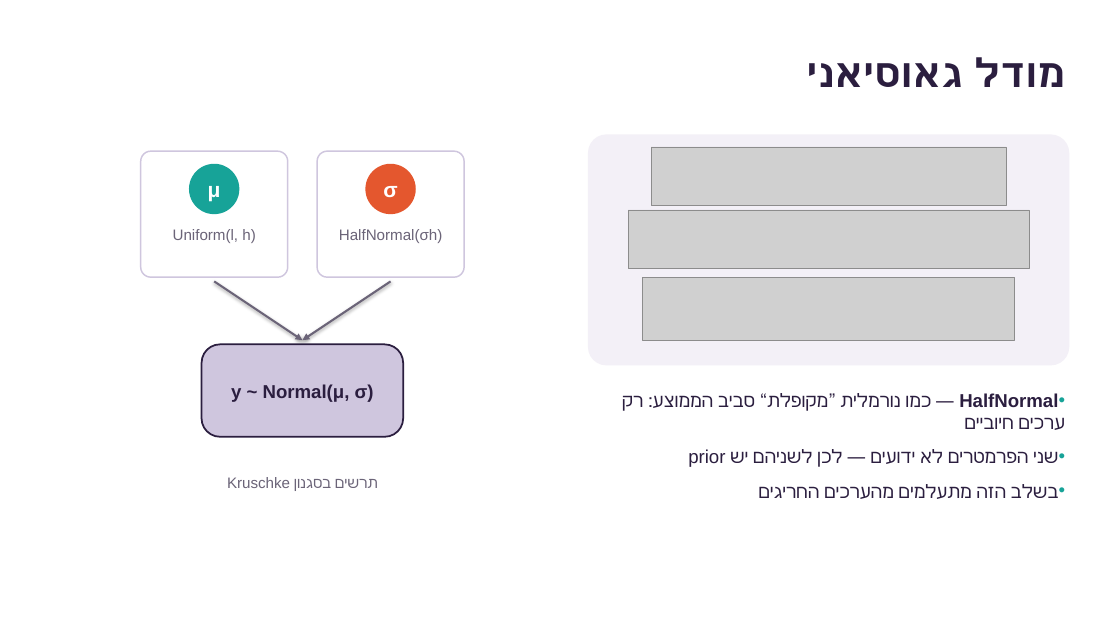
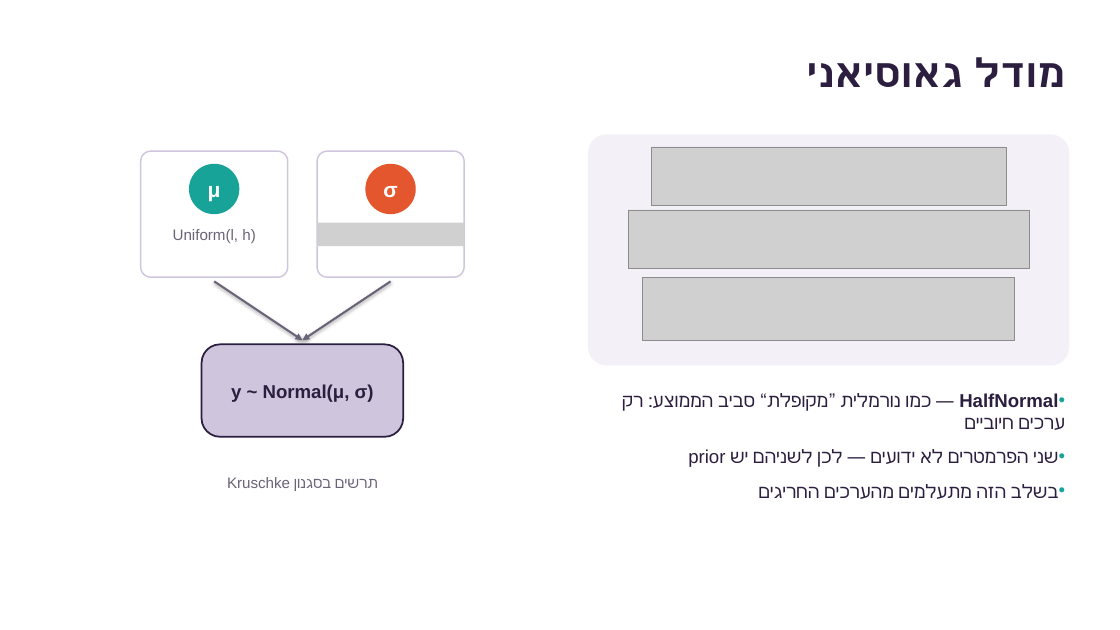
Before and after one commit to eliransher/Bayesian_models, a slide deck: slide 4 of presenations/Bayesian models les4.pptx. Drawn at 1120x630 pixels with LibreOffice and Linux fonts; fonts in the diff are those of the drawing; grey boxes stand for pictures. Boxes give left, top, right and bottom in pixels: in the first picture for what was removed or moved away, otherwise in the second. Text is boxed around its words. In the diff, an @@ line names an element or a change of style, - is before the commit and + after.

```diff
--- a/presenations/Bayesian models les4.pptx
+++ b/presenations/Bayesian models les4.pptx
@@ picture added at box(317, 223, 464, 246) @@
@@ text removed at box(339, 229, 443, 243) @@
-HalfNormal(σh)
```
Also in this commit, not shown: 2 other files.
